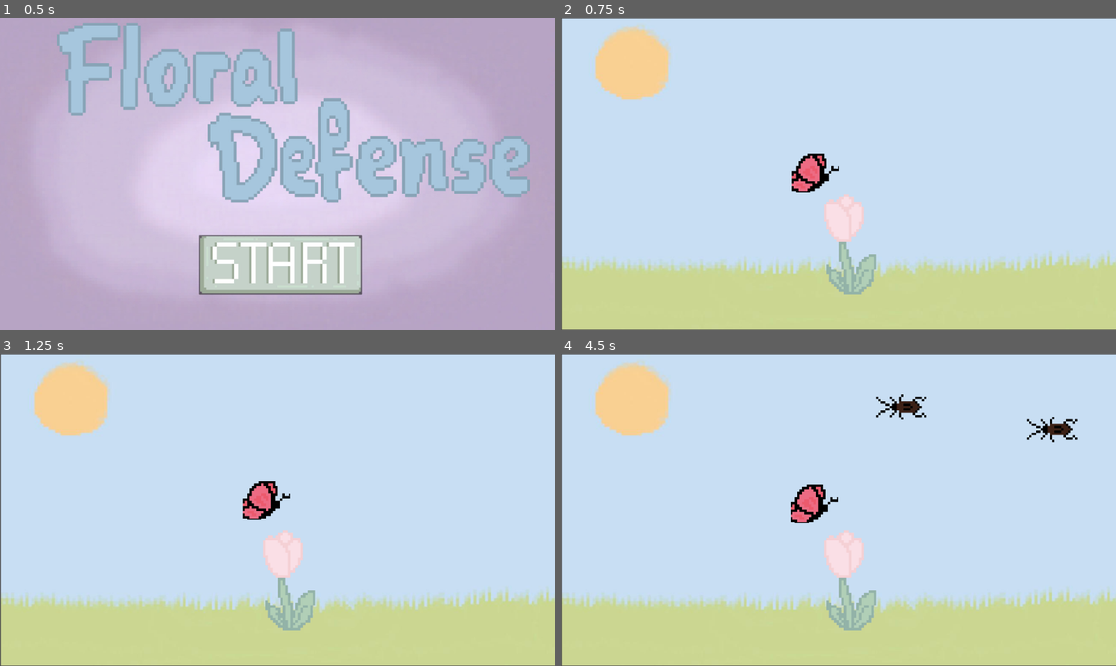
Above: before the commit, frames 1-4 (two rows, left to right).
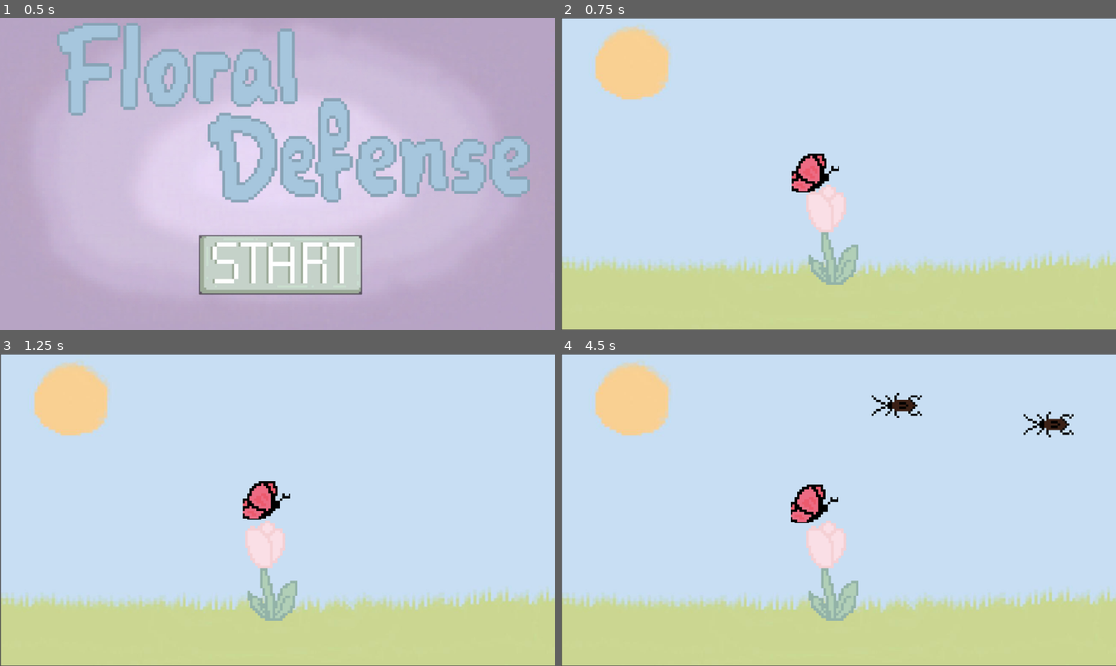
Above: after the commit, the same moments.

Repository: AmalOyad/Floral-Defense
Game: Godot game, scene res://openingScene.tscn
Two runs of this game, one before a commit and one after it. Both use one fixed random seed, a clock stepped at 60 frames per second and the inputs below.
Inputs (mouse positions are in pixels of both pictures, inside the frame that each line leads up to):
- Up to frame 1 (0.5 s): no input
- Up to frame 2 (0.75 s): click (838, 264) at 0.5 s
- Up to frame 3 (1.25 s): no input
- Up to frame 4 (4.5 s): move the mouse to (960, 494) at 1.27 s; hold Right (ui_right) 1.28-2.03 s; click (960, 494) at 1.42 s; move the mouse to (727, 525) at 2.02 s; hold Left (ui_left) 2.03-2.78 s; click (727, 525) at 2.17 s; move the mouse to (894, 441) at 2.77 s; hold Right (ui_right) 2.78-4.28 s; click (894, 441) at 2.92 s; move the mouse to (810, 572) at 3.52 s; click (810, 572) at 3.67 s; move the mouse to (1005, 556) at 4.27 s; hold Left (ui_left) from 4.28 s (still down); click (1005, 556) at 4.42 s

Frame 1 is identical in both runs. In frame 2, 2.2% of the frame differs, in the area x 44-57%, y 53-89%; in frame 3, 2.2%; in frame 4, 3.0%, in the area x 44-94%, y 12-89%.
Error in both runs: Cannot call method 'instantiate' on a null value. (res://butterfly_spawner.gd:26)

Commit message:
Resolved merge conflicts

Diff:
--- a/bugs.gd
+++ b/bugs.gd
@@ -4,12 +4,22 @@
 var target: Node2D = null
 var stopped := false
 
+
+func _input_event(viewport, event, shape_idx):
+	if event is InputEventMouseButton and event.pressed:
+		if event.button_index == MOUSE_BUTTON_LEFT:
+			queue_free()
+
+func _ready():
+	target = get_tree().get_root().get_node("mainscene/Flower")
 func _process(delta):
 	if target and not stopped:
 		var direction = (target.global_position - global_position).normalized()
 		position += direction * speed * delta
 
-func _on_area_entered(area):
-	if area.is_in_group("flower") or area.name == "Flower":
-		stopped = true
-		speed = 0
+func _on_bug_body_entered(body: Node2D) -> void:
+	print("Bug touched: ", body.name)
+	if body.is_in_group("flower") or body.name == "Flower":
+		var gm = get_tree().get_root().get_node("mainscene/GameManager")
+		gm.lose_heart()
+		queue_free()
--- a/bugs.tscn
+++ b/bugs.tscn
@@ -17,4 +17,4 @@
 [node name="CollisionShape2D" type="CollisionShape2D" parent="."]
 shape = SubResource("RectangleShape2D_8p6ix")
 
-[connection signal="area_entered" from="." to="." method="_on_area_entered"]
+[connection signal="body_entered" from="." to="." method="_on_bug_body_entered"]
--- a/flower.tscn
+++ b/flower.tscn
@@ -3,9 +3,10 @@
 [ext_resource type="Texture2D" uid="uid://cqi7pcu8f8tg4" path="res://flower.png" id="2_511j0"]
 
 [node name="Flower" type="CharacterBody2D" groups=["flower"]]
+position = Vector2(627, 289)
 
-[node name="flower-sprite" type="Sprite2D" parent="." groups=["flower"]]
+[node name="Flower" type="Sprite2D" parent="." groups=["flower"]]
 texture = ExtResource("2_511j0")
 
-[node name="CollisionPolygon2D" type="CollisionPolygon2D" parent="." groups=["flower"]]
+[node name="Flower2" type="CollisionPolygon2D" parent="." groups=["flower"]]
 polygon = PackedVector2Array(-184, -270, -140, -338, -25, -354, 92, -295, 103, -269, 103, -120, -5, -3, 39, 167, 78, 84, 135, 61, 188, 55, 184, 188, 170, 284, 78, 353, -41, 358, -157, 265, -182, 155, -163, 112, -53, 187, -95, 112, -92, 4, -189, -123)
--- a/mainScene.tscn
+++ b/mainScene.tscn
@@ -1,26 +1,67 @@
-[gd_scene load_steps=6 format=3 uid="uid://cnglhteff4gja"]
+[gd_scene load_steps=7 format=3 uid="uid://cnglhteff4gja"]
 
+[ext_resource type="Script" uid="uid://dghmrxgdjrb0r" path="res://game_manager.gd" id="1_2qqqv"]
 [ext_resource type="Texture2D" uid="uid://dv64fkh24i4oh" path="res://main-scene-bg.jpeg" id="1_g4qto"]
 [ext_resource type="PackedScene" uid="uid://bwkjsdx2j4in1" path="res://flower.tscn" id="2_hr5et"]
 [ext_resource type="Script" path="res://bug_spawner.gd" id="3_61od6"]
 [ext_resource type="PackedScene" uid="uid://rify5rhmk5ek" path="res://bugs.tscn" id="4_6mfv6"]
+
 [ext_resource type="PackedScene" uid="uid://dkg4wbhthwutd" path="res://butterfly_spawner.tscn" id="5_6mfv6"]
+
+[ext_resource type="Texture2D" uid="uid://2bv7ock784i0" path="res://heart.png" id="6_we1jl"]
+
 
 [node name="mainscene" type="Node2D"]
 
-[node name="Sprite2D" type="Sprite2D" parent="."]
+[node name="GameManager" type="Node2D" parent="."]
+script = ExtResource("1_2qqqv")
+
+[node name="bg" type="Sprite2D" parent="."]
 position = Vector2(578, 324)
 scale = Vector2(0.883, 0.883)
 texture = ExtResource("1_g4qto")
-metadata/_edit_lock_ = true
 
 [node name="Flower" parent="." instance=ExtResource("2_hr5et")]
-position = Vector2(600, 470)
+position = Vector2(563, 450)
 scale = Vector2(0.3, 0.3)
 
-[node name="bug_spawner" type="Node2D" parent="." node_paths=PackedStringArray("flower")]
+[node name="bug_spawner" type="Node2D" parent="."]
 script = ExtResource("3_61od6")
 bug_scene = ExtResource("4_6mfv6")
+
 flower = NodePath("../Flower")
 
 [node name="ButterflySpawner" parent="." instance=ExtResource("5_6mfv6")]
+
+
+[node name="UI" type="CanvasLayer" parent="."]
+
+[node name="Hearts" type="HBoxContainer" parent="UI"]
+anchors_preset = -1
+anchor_left = 0.372
+anchor_top = 0.035
+anchor_right = 0.469
+anchor_bottom = 0.065
+offset_right = 1214.0
+offset_bottom = 376.0
+scale = Vector2(0.15, 0.15)
+
+[node name="TextureRect" type="TextureRect" parent="UI/Hearts"]
+layout_mode = 2
+texture = ExtResource("6_we1jl")
+
+[node name="TextureRect2" type="TextureRect" parent="UI/Hearts"]
+layout_mode = 2
+texture = ExtResource("6_we1jl")
+
+[node name="TextureRect3" type="TextureRect" parent="UI/Hearts"]
+layout_mode = 2
+texture = ExtResource("6_we1jl")
+
+[node name="TextureRect4" type="TextureRect" parent="UI/Hearts"]
+layout_mode = 2
+texture = ExtResource("6_we1jl")
+
+[node name="TextureRect5" type="TextureRect" parent="UI/Hearts"]
+layout_mode = 2
+texture = ExtResource("6_we1jl")
